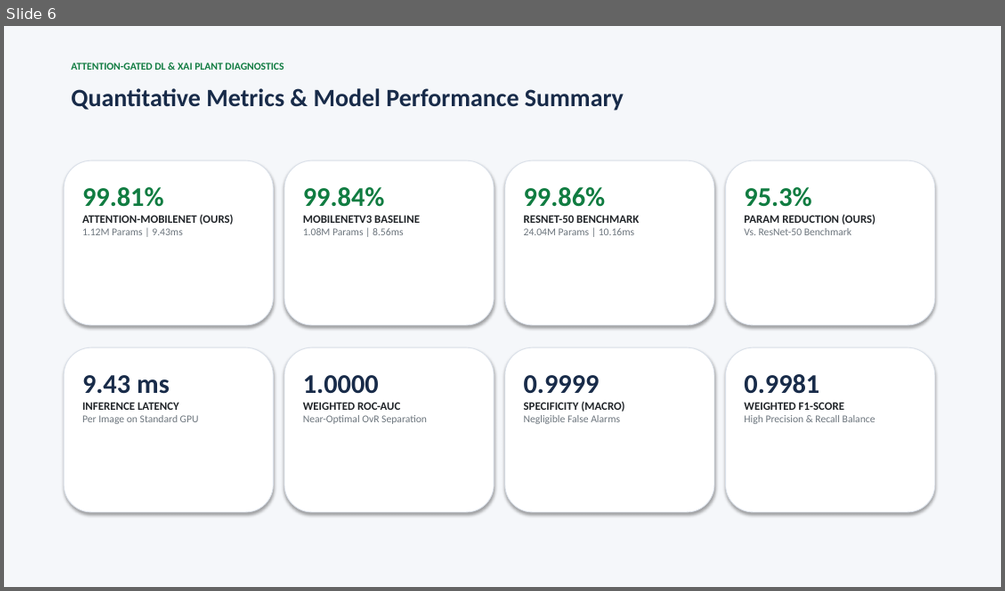
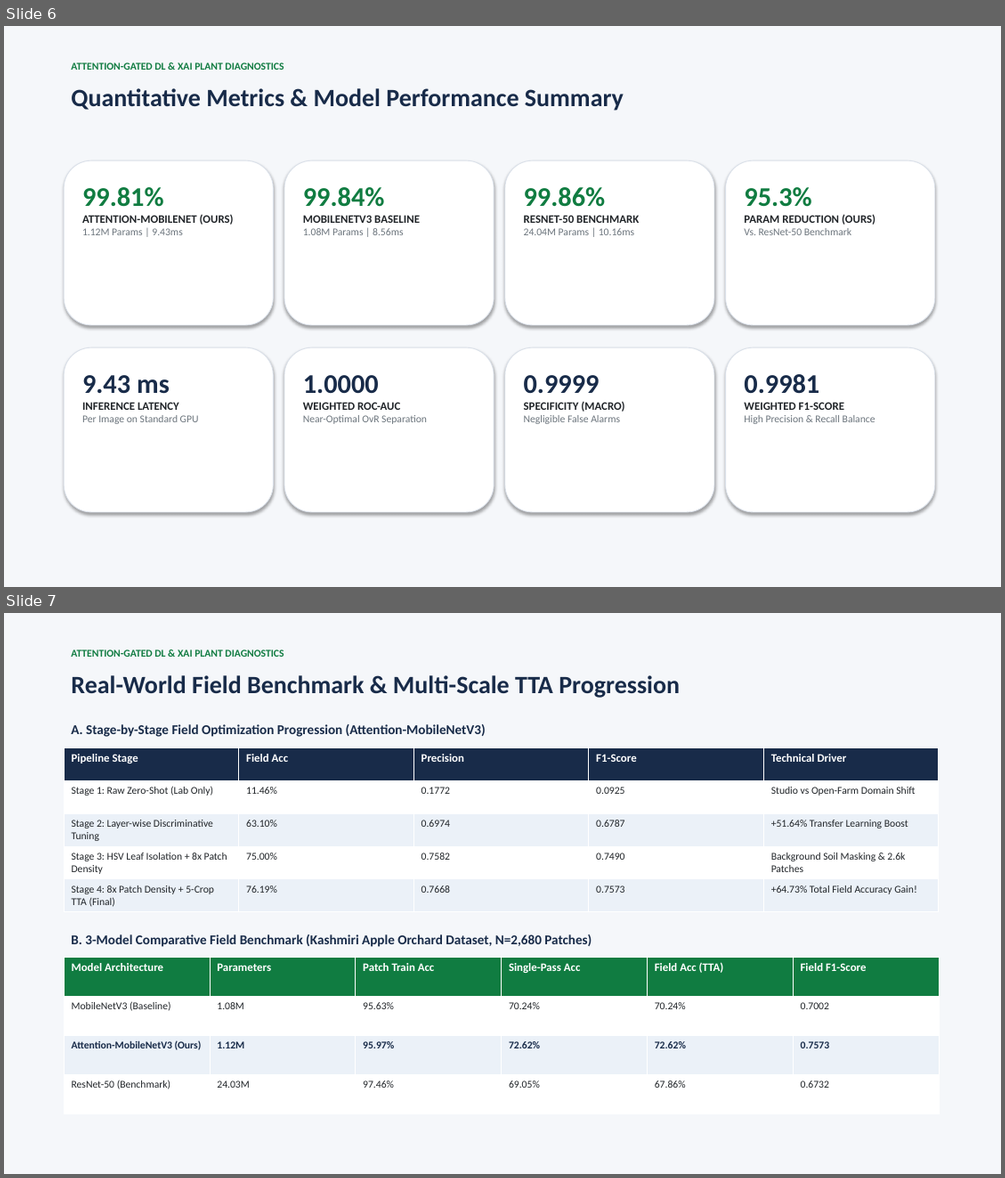
Before and after one commit to Hiiarrow/plant-disease-classifier, a slide deck: Plant_Disease_Classification_Presentation.pptx. Shown one above the other, each under a label of ours: slide 6 before the commit, slides 6 and 7 after it. The pictures are 1005x591 and 1005x1178 pixels, drawn with LibreOffice and Linux fonts; fonts in the diff are those of the drawing. Boxes give left, top, right and bottom in pixels: in the first picture for what was removed or moved away, otherwise in the second. Text is boxed around its words. In the diff, an @@ line names an element or a change of style, - is before the commit and + after.

Commit message:
Complete comparative 3-model real-world field benchmark across MobileNetV3, Attention-MobileNetV3, and ResNet50 with multi-scale patch super-sampling and TTA

```diff
--- a/Plant_Disease_Classification_Presentation.pptx
+++ b/Plant_Disease_Classification_Presentation.pptx
@@ slide 7 added at [4,613,1001,1174], background #FFFFFF @@
@@ rectangle added at [4,613,1001,1174], fill #F5F7FA @@
@@ text added at [71,649,283,657], 10 pt, text #107C41, bold @@
+ATTENTION-GATED DL & XAI PLANT DIAGNOSTICS
@@ text added at [71,675,680,698], 24 pt, text #182B49, bold @@
+Real-World Field Benchmark & Multi-Scale TTA Progression
@@ text added at [71,724,485,737], 13 pt, text #182B49, bold @@
+A. Stage-by-Stage Field Optimization Progression (Attention-MobileNetV3)
@@ table added at [64,747,938,912], 5 rows, 5 columns @@
+Pipeline Stage | Field Acc | Precision | F1-Score | Technical Driver
+Stage 1: Raw Zero-Shot (Lab Only) | 11.46% | 0.1772 | 0.0925 | Studio vs Open-Farm Domain Shift
+Stage 2: Layer-wise Discriminative Tuning | 63.10% | 0.6974 | 0.6787 | +51.64% Transfer Learning Boost
+Stage 3: HSV Leaf Isolation + 8x Patch Density | 75.00% | 0.7582 | 0.7490 | Background Soil Masking & 2.6k Patches
+Stage 4: 8x Patch Density + 5-Crop TTA (Final) | 76.19% | 0.7668 | 0.7573 | +64.73% Total Field Accuracy Gain!
@@ table added at [64,957,938,1114], 4 rows, 6 columns @@
+Model Architecture | Parameters | Patch Train Acc | Single-Pass Acc | Field Acc (TTA) | Field F1-Score
+MobileNetV3 (Baseline) | 1.08M | 95.63% | 70.24% | 70.24% | 0.7002
+Attention-MobileNetV3 (Ours) | 1.12M | 95.97% | 72.62% | 72.62% | 0.7573
+ResNet-50 (Benchmark) | 24.03M | 97.46% | 69.05% | 67.86% | 0.6732
@@ text added at [71,934,591,947], 13 pt, text #182B49, bold @@
+B. 3-Model Comparative Field Benchmark (Kashmiri Apple Orchard Dataset, N=2,680 Patches)
```
Also in this commit, not shown: 1 slide removed, 34 other files.
